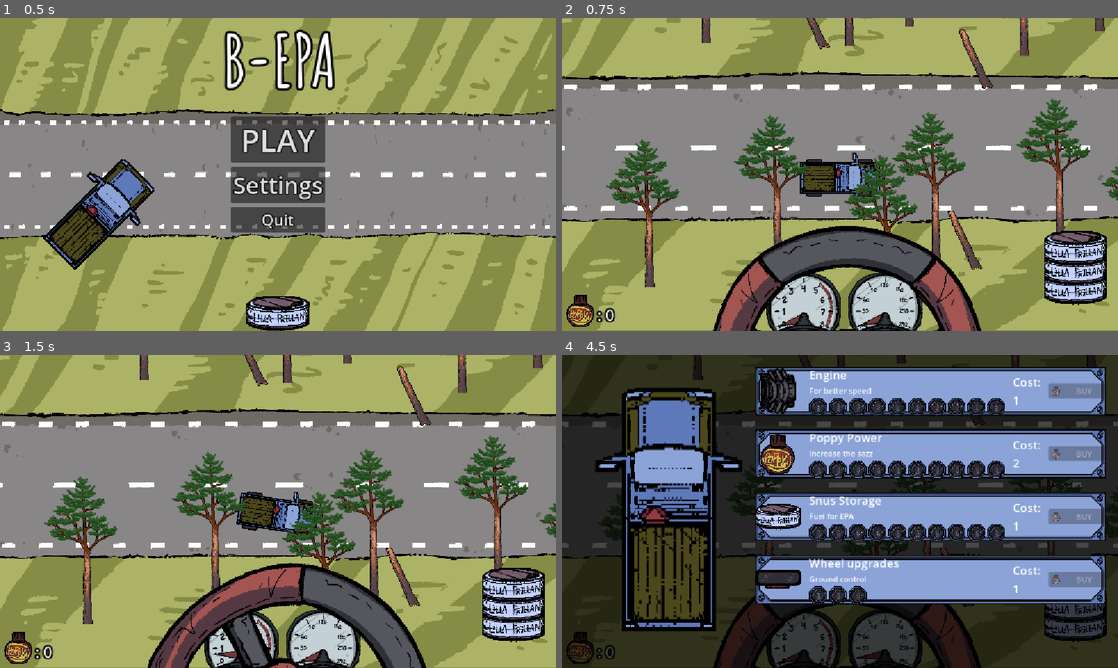
Above: before the commit, frames 1-4 (two rows, left to right).
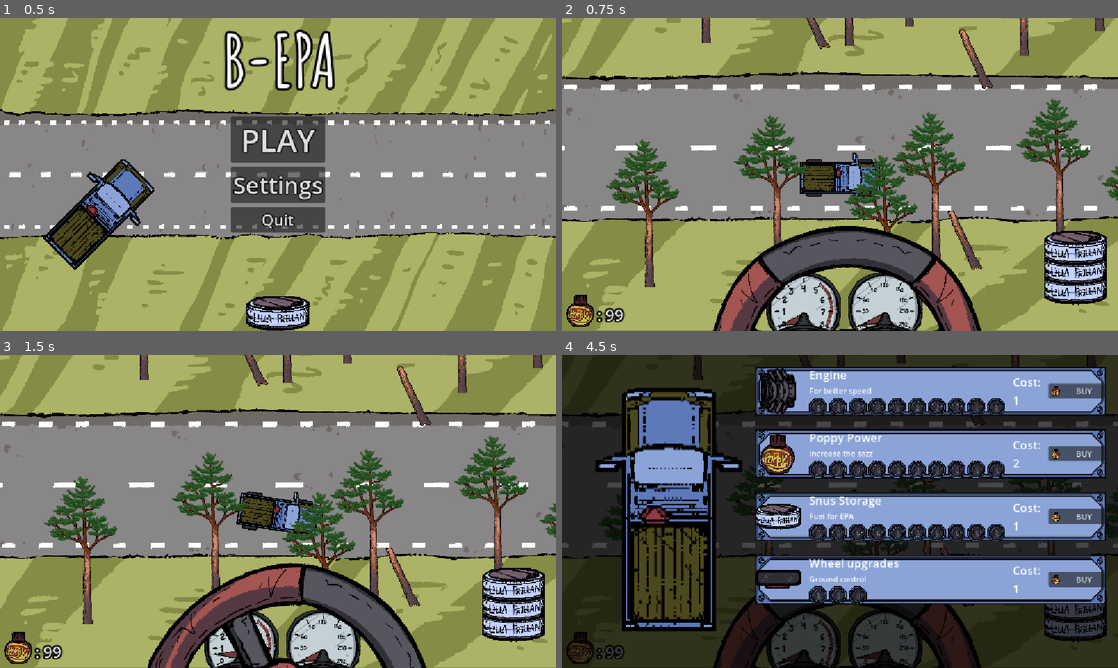
Above: after the commit, the same moments.

Repository: midenfors/project-epa
Game: Godot game, scene res://Scenes/UI/main_menu.tscn
Two runs of this game, one before a commit and one after it. Both use one fixed random seed, a clock stepped at 60 frames per second and the inputs below. The engine's default icon, where the game draws it, is replaced by a stand-in: a white triangle on a blue panel in a dark square.
Inputs:
- Up to frame 1 (0.5 s): no input
- Up to frame 2 (0.75 s): click "PLAY" at 0.5 s
- Up to frame 3 (1.5 s): tap Enter at 1.25 s; hold S (Turn Right) from 1.28 s (still down); hold Space (Boost) from 1.28 s (still down)
- Up to frame 4 (4.5 s): release S (Turn Right) at 2.03 s; release Space (Boost) at 2.03 s; hold W (Turn Left) 2.03-2.78 s; tap Space (Boost) at 2.1, 3.05, 4.25 s; hold S (Turn Right) 2.78-3.5 s; hold Shift (Break) 2.78-3.5 s; click "Tow home" at 3.5 s; hold F (Upgrades) from 4.28 s (still down); tap 0 at 4.35 s

Frame 1 is identical in both runs. In frame 2, 0.2% of the frame differs, in the area x 7-57%, y 46-98%; in frame 3, 0.1%; in frame 4, 1.9%, in the area x 7-98%, y 8-98%.

Commit message:
Made it so the EPA visually reflects upgrades. We still need to add the ugprades for the booster to the ugprades system.

Diff:
--- a/Scenes/car.tscn
+++ b/Scenes/car.tscn
@@ -2,9 +2,17 @@
 
 [ext_resource type="Script" uid="uid://ciec4ui37y4dn" path="res://Scripts/car.gd" id="1_wqo35"]
 [ext_resource type="Texture2D" uid="uid://dmkqluooe27nq" path="res://Assets/Art/Car_Wheels1.png" id="2_1sfmx"]
+[ext_resource type="Texture2D" uid="uid://ce8w5pimn2rdf" path="res://Assets/Art/Car_Boost1.png" id="2_argdw"]
 [ext_resource type="Texture2D" uid="uid://cdpy2t5xl4yfl" path="res://Assets/Art/Car_Base.png" id="2_go66d"]
+[ext_resource type="Texture2D" uid="uid://bwnvs5shehrrl" path="res://Assets/Art/Car_Wheel2.png" id="4_7dpuy"]
 [ext_resource type="Texture2D" uid="uid://d3ccid6njm4vr" path="res://Assets/Art/Particles/Large_Particle_Atlas.png" id="4_yi23e"]
+[ext_resource type="Texture2D" uid="uid://dwj7ph3k6gww7" path="res://Assets/Art/Car_Wheel3.png" id="5_pkuty"]
 [ext_resource type="Texture2D" uid="uid://nsvd8cniyj7m" path="res://Assets/Art/Car_Engine1.png" id="5_u41r7"]
+[ext_resource type="Texture2D" uid="uid://p4qu8pmuvprj" path="res://Assets/Art/Car_Boost2_Fan1.png" id="7_lh2yg"]
+[ext_resource type="Texture2D" uid="uid://3w321qxvpfym" path="res://Assets/Art/Car_Boost2_Fan2.png" id="8_6c0gb"]
+[ext_resource type="Texture2D" uid="uid://yn4i30uv0k36" path="res://Assets/Art/Car_Boost3_Jet.png" id="9_15bpq"]
+[ext_resource type="Texture2D" uid="uid://tg4u023ovifj" path="res://Assets/Art/Car_Engine2.png" id="10_6c0gb"]
+[ext_resource type="Texture2D" uid="uid://dsyimaf87drrm" path="res://Assets/Art/Car_Engine3.png" id="11_15bpq"]
 
 [sub_resource type="RectangleShape2D" id="RectangleShape2D_qi6xy"]
 size = Vector2(78.99999, 220)
@@ -20,29 +28,101 @@
 _data = [Vector2(0.24468085, 1.1172805), 0.0, 2.0211363, 0, 0, Vector2(0.9787234, 3.6094933), 4.7247334, 0.0, 0, 0]
 point_count = 2
 
+[sub_resource type="SpriteFrames" id="SpriteFrames_jbh1w"]
+animations = [{
+"frames": [{
+"duration": 1.0,
+"texture": ExtResource("7_lh2yg")
+}, {
+"duration": 1.0,
+"texture": ExtResource("8_6c0gb")
+}],
+"loop": 1,
+"name": &"default",
+"speed": 8.0
+}]
+
 [node name="Car" type="CharacterBody2D" unique_id=1563742778 groups=["Player"]]
 rotation = 1.5707964
 script = ExtResource("1_wqo35")
 
-[node name="Wheel_Front_Left" type="Sprite2D" parent="." unique_id=1524077083]
+[node name="BottomBosters" type="Node2D" parent="." unique_id=591032349]
+
+[node name="CarBoost1" type="Sprite2D" parent="BottomBosters" unique_id=1169614932]
+visible = false
+position = Vector2(28.000006, 119)
+rotation = -1.5707964
+texture = ExtResource("2_argdw")
+
+[node name="Wheels" type="Node2D" parent="." unique_id=2041051414]
+
+[node name="T1" type="Node2D" parent="Wheels" unique_id=1895207755]
+
+[node name="Wheel_Front_Left" type="Sprite2D" parent="Wheels/T1" unique_id=1524077083]
 position = Vector2(-46.000004, -73)
 rotation = -1.5707964
 texture = ExtResource("2_1sfmx")
 
-[node name="Wheel_Front_Right" type="Sprite2D" parent="." unique_id=2106008432]
+[node name="Wheel_Front_Right" type="Sprite2D" parent="Wheels/T1" unique_id=2106008432]
 position = Vector2(50.999996, -75.00001)
 rotation = -1.5707964
 texture = ExtResource("2_1sfmx")
 
-[node name="Wheel_Rear_Left" type="Sprite2D" parent="." unique_id=324473404]
+[node name="Wheel_Rear_Left" type="Sprite2D" parent="Wheels/T1" unique_id=324473404]
 position = Vector2(-45.999996, 76)
 rotation = -1.5707964
 texture = ExtResource("2_1sfmx")
 
-[node name="Wheel_Rear_Right" type="Sprite2D" parent="." unique_id=1408677614]
+[node name="Wheel_Rear_Right" type="Sprite2D" parent="Wheels/T1" unique_id=1408677614]
 position = Vector2(51.000004, 77)
 rotation = -1.5707964
 texture = ExtResource("2_1sfmx")
+
+[node name="T2" type="Node2D" parent="Wheels" unique_id=1343389086]
+visible = false
+
+[node name="Wheel_Front_Left" type="Sprite2D" parent="Wheels/T2" unique_id=1533835188]
+position = Vector2(-55.000008, -75)
+rotation = -1.5707964
+texture = ExtResource("4_7dpuy")
+
+[node name="Wheel_Front_Right" type="Sprite2D" parent="Wheels/T2" unique_id=947390079]
+position = Vector2(57.999996, -76.99999)
+rotation = 1.5707964
+texture = ExtResource("4_7dpuy")
+
+[node name="Wheel_Rear_Left" type="Sprite2D" parent="Wheels/T2" unique_id=895213522]
+position = Vector2(-54.999996, 72)
+rotation = -1.5707964
+texture = ExtResource("4_7dpuy")
+
+[node name="Wheel_Rear_Right" type="Sprite2D" parent="Wheels/T2" unique_id=236026836]
+position = Vector2(58, 73.00001)
+rotation = 1.5707964
+texture = ExtResource("4_7dpuy")
+
+[node name="T3" type="Node2D" parent="Wheels" unique_id=293440821]
+visible = false
+
+[node name="Wheel_Front_Left" type="Sprite2D" parent="Wheels/T3" unique_id=1389996591]
+position = Vector2(-58.000015, -64.999985)
+rotation = -4.712389
+texture = ExtResource("5_pkuty")
+
+[node name="Wheel_Front_Right" type="Sprite2D" parent="Wheels/T3" unique_id=1775111586]
+position = Vector2(62.999992, -66.00001)
+rotation = -1.5707964
+texture = ExtResource("5_pkuty")
+
+[node name="Wheel_Rear_Left" type="Sprite2D" parent="Wheels/T3" unique_id=1811110021]
+position = Vector2(-59, 69.99999)
+rotation = 1.5707964
+texture = ExtResource("5_pkuty")
+
+[node name="Wheel_Rear_Right" type="Sprite2D" parent="Wheels/T3" unique_id=1732890714]
+position = Vector2(61.000004, 69)
+rotation = 4.712389
+texture = ExtResource("5_pkuty")
 
 [node name="BodySprite" type="Sprite2D" parent="." unique_id=1424530375]
 position = Vector2(1, -4.371139e-08)
@@ -75,7 +155,38 @@
 scale_amount_curve = SubResource("Curve_u41r7")
 anim_offset_max = 1.0
 
-[node name="CarEngine" type="Sprite2D" parent="." unique_id=427579668]
-position = Vector2(1.9999963, -86)
+[node name="TopBoosters" type="Node2D" parent="." unique_id=1414993563]
+
+[node name="CarBoost2" type="AnimatedSprite2D" parent="TopBoosters" unique_id=474196392]
+visible = false
+position = Vector2(1.0000026, 61)
+rotation = -1.5707964
+sprite_frames = SubResource("SpriteFrames_jbh1w")
+autoplay = "default"
+frame_progress = 0.5866188
+
+[node name="CarBoost3" type="Sprite2D" parent="TopBoosters" unique_id=1680339829]
+visible = false
+position = Vector2(2, 68)
+rotation = -1.5707964
+texture = ExtResource("9_15bpq")
+
+[node name="Engines" type="Node2D" parent="." unique_id=1268744857]
+
+[node name="CarEngine1" type="Sprite2D" parent="Engines" unique_id=427579668]
+visible = false
+position = Vector2(0.9999964, -82)
 rotation = -1.5707964
 texture = ExtResource("5_u41r7")
+
+[node name="CarEngine2" type="Sprite2D" parent="Engines" unique_id=505121915]
+visible = false
+position = Vector2(1.9999961, -90)
+rotation = -1.5707964
+texture = ExtResource("10_6c0gb")
+
+[node name="CarEngine3" type="Sprite2D" parent="Engines" unique_id=1051106152]
+visible = false
+position = Vector2(2.9999964, -82)
+rotation = -1.5707964
+texture = ExtResource("11_15bpq")
--- a/Scripts/Autoloads/Global.gd
+++ b/Scripts/Autoloads/Global.gd
@@ -1,6 +1,6 @@
 extends Node
 
-var poppys : int = 0
+var poppys : int = 99
 var snus_counter : int = 3
 var snus_upgrades : int = 0
 var poppy_power_upgrades : int = 0
--- a/Scripts/car.gd
+++ b/Scripts/car.gd
@@ -5,9 +5,9 @@
 
 @export var turn_smoothing : float = 8.0 # Högre = snabbare
 
-@export var engine_level: int = 0
-@export var boost_level: int = 0
-@export var snus_level: int = 0
+var engine_upgrade : int = 0
+var wheels_upgrade : int = 0
+var booster_upgrade : int = 0
 
 # Upgradable
 @export var num_speed_boosts : int = 3      # Number of snus in the bucket
@@ -45,6 +45,47 @@
 	steering_wheel = get_node("../CanvasLayer/HUD/Dashboard/Ratt")
 
 	audio_manager.play_sfx(audio_manager.MOTORLJUD__1__EPA)
+
+	engine_upgrade = Global.get_upgrade_level("engine")
+	$Engines/CarEngine1.visible = false
+	$Engines/CarEngine2.visible = false
+	$Engines/CarEngine3.visible = false
+	match engine_upgrade:
+		3, 4:
+			$Engines/CarEngine1.visible = true
+		5, 6, 7:
+			$Engines/CarEngine2.visible = true
+		8, 9, 10:
+			$Engines/CarEngine3.visible = true
+		_:
+			pass
+
+	# booster_upgrades = Global.get_upgrade_level("booster")
+	$BottomBosters/CarBoost1.visible = false
+	$TopBoosters/CarBoost2.visible = false
+	$TopBoosters/CarBoost3.visible = false
+	match booster_upgrade:
+		3, 4:
+			$BottomBosters/CarBoost1.visible = true
+		5, 6, 7:
+			$BottomBosters/CarBoost2.visible = true
+		8, 9, 10:
+			$BottomBosters/CarBoost3.visible = true
+		_:
+			pass
+
+	wheels_upgrade = Global.get_upgrade_level("wheels")
+	$Wheels/T1.visible = false
+	$Wheels/T2.visible = false
+	$Wheels/T2.visible = false
+	match wheels_upgrade:
+		_:
+			$Wheels/T1.visible = true
+		5, 6, 7:
+			$Wheels/T2.visible = true
+		8, 9, 10:
+			$Wheels/T3.visible = true
+			pass
 
 # Deceleration after engine upgrades (level 10 = half the slowdown).
 func get_deceleration() -> float:
